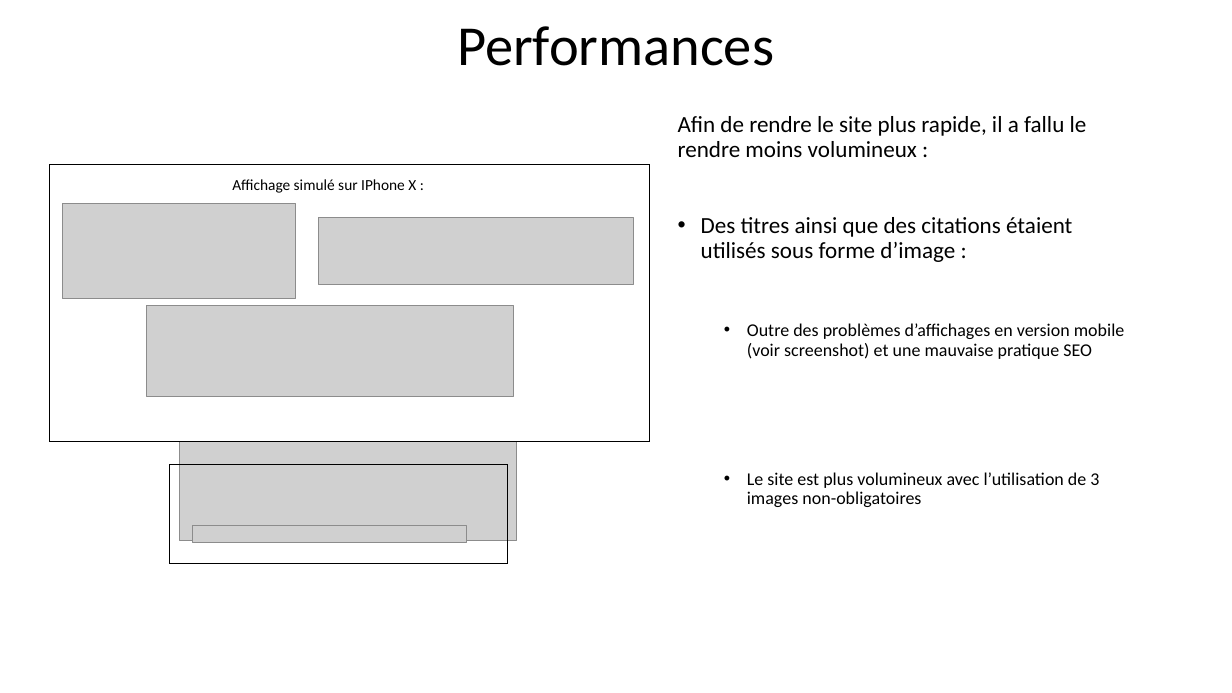
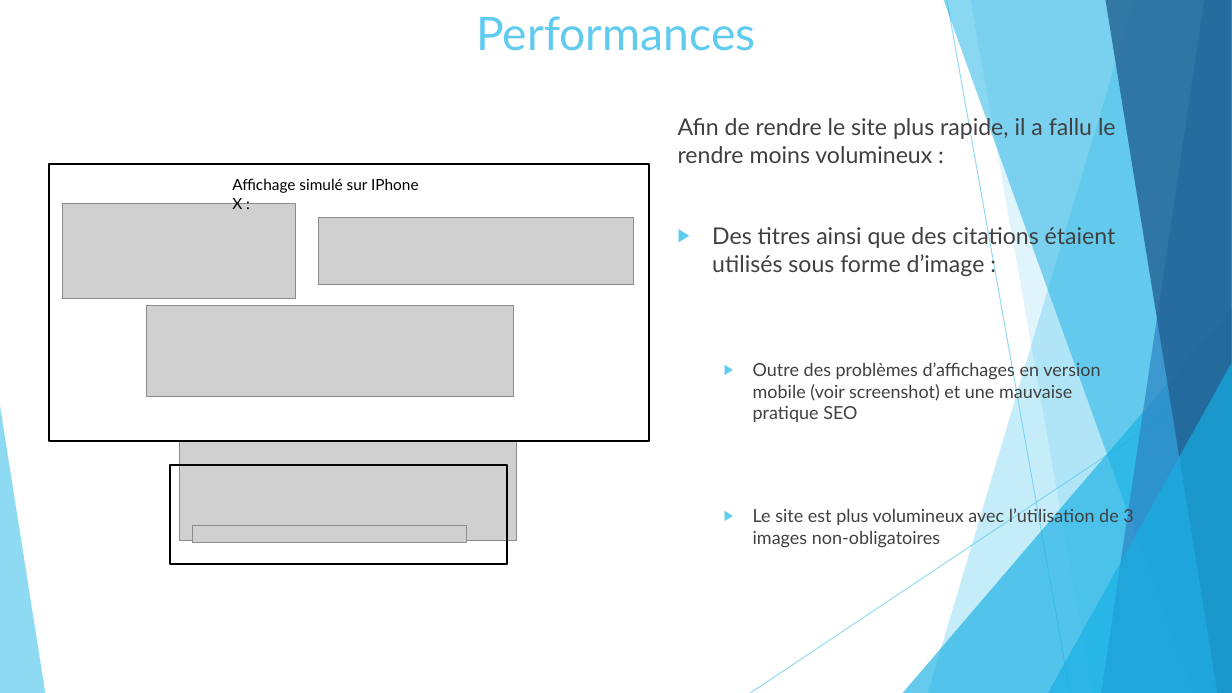
Before and after one commit to KinguBaka/TarikAboulhouda_4_16122020, a slide deck: slide 5 of Optimisez_un_site_web_existant.pptx. Drawn at 1232x693 pixels with LibreOffice and Linux fonts; fonts in the diff are those of the drawing; grey boxes stand for pictures. Boxes give left, top, right and bottom in pixels: in the first picture for what was removed or moved away, otherwise in the second. Text is boxed around its words. In the diff, an @@ line names an element or a change of style, - is before the commit and + after.

```diff
--- a/Optimisez_un_site_web_existant.pptx
+++ b/Optimisez_un_site_web_existant.pptx
@@ title "Performances" at [477, 16, 756, 51]: size 44 to 36 pt, font Calibri to Lato, text colour #000000 to #5FCBEF; line spacing 0.9 to 1; vertical alignment middle to top @@
@@ text "Afin de rendre le site ..." at [678, 115, 1133, 548]: font Calibri to Lato, text colour #000000 to #404040; line spacing 0.9 to 1; bullet • to ▶; more space between paragraphs @@
@@ rectangle at [49, 165, 650, 442]: outline #000000 1 pt to #000000 1.5 pt @@
@@ text "Affichage simulé sur IPhone X ..." at [232, 178, 419, 209]: font Calibri to Lato @@
@@ group added at [0, 0, 1232, 693]: 5 freeform shapes, 3 triangles, 2 lines @@
```
Also in this commit, not shown: 12 other slides changed, 3 slides added, 1 slide removed, 1 other file.
